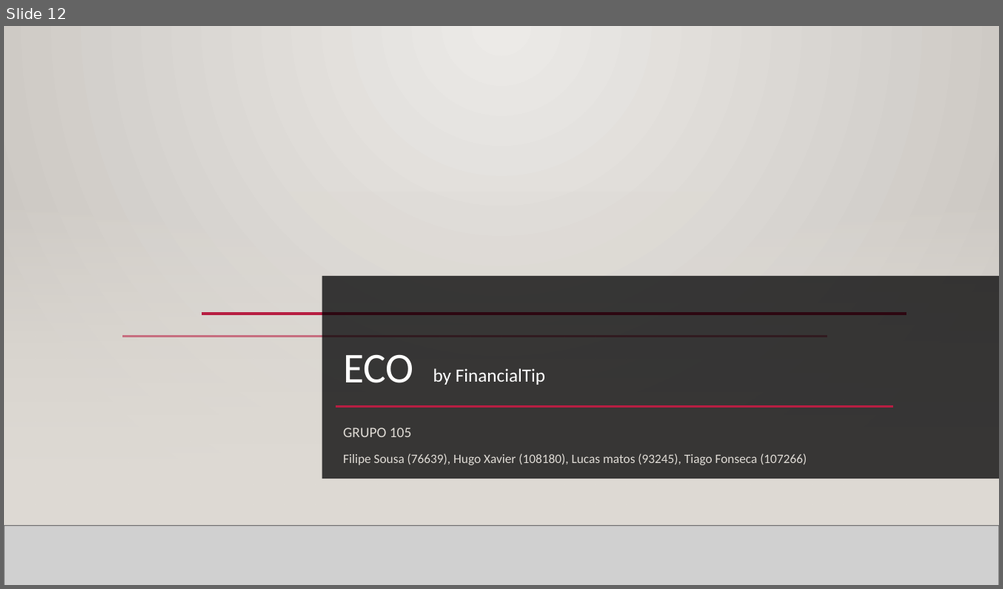
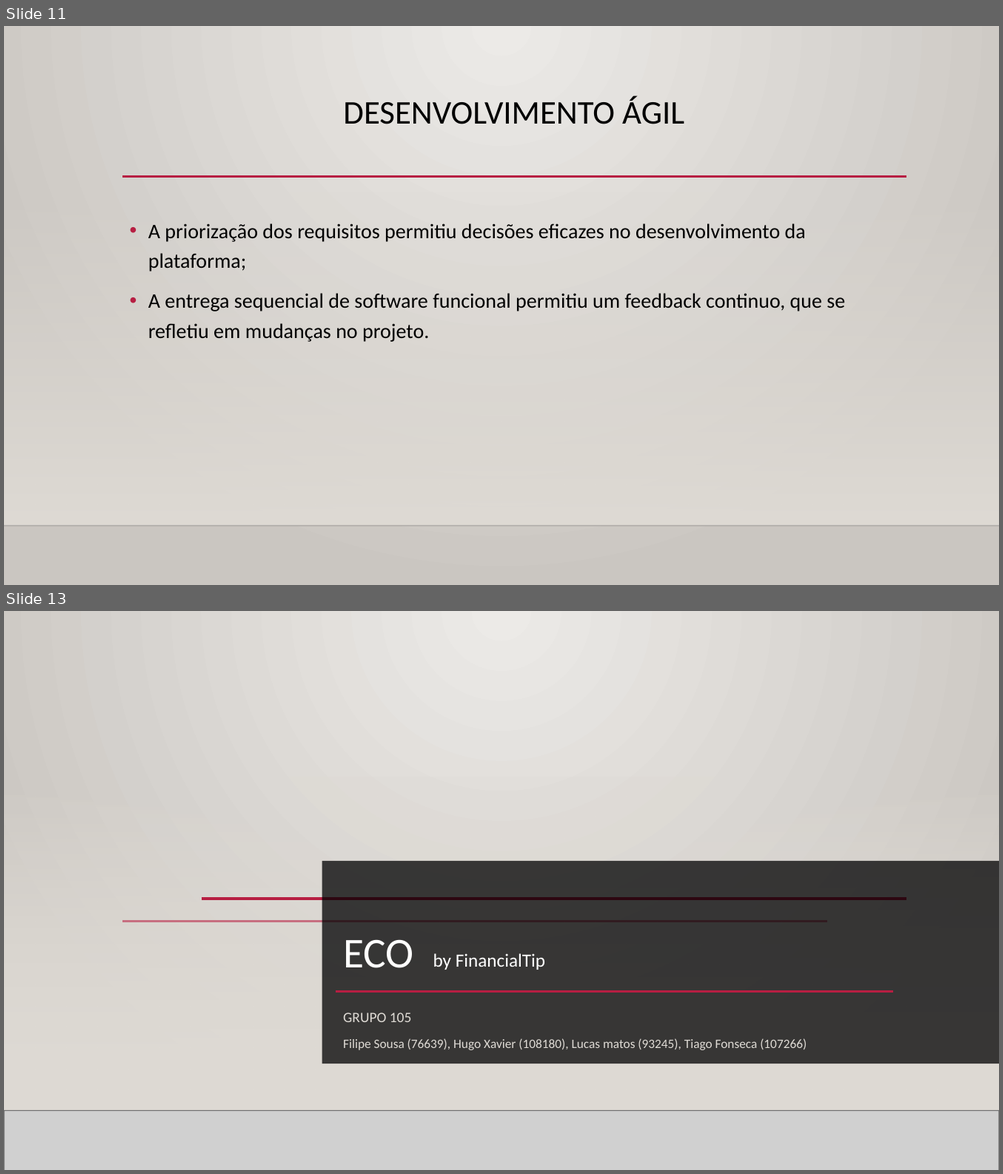
Before and after one commit to Projeto-ECO/Fase-4, a slide deck: Editables/Fase 4 - Implementação.pptx. Shown one above the other, each under a label of ours: slide 12 before the commit, slides 11 and 13 after it; the slides between them are not shown. The pictures are 1003x589 and 1003x1174 pixels, drawn with LibreOffice and Linux fonts; fonts in the diff are those of the drawing; grey boxes stand for pictures; background and template pictures are left out. Boxes give left, top, right and bottom in pixels: in the first picture for what was removed or moved away, otherwise in the second. Text is boxed around its words. In the diff, an @@ line names an element or a change of style, - is before the commit and + after.

```diff
--- a/Editables/Fase 4 - Implementação.pptx
+++ b/Editables/Fase 4 - Implementação.pptx
@@ slide 11 added at (4, 26, 999, 585), background gradient #ECEAE7 to #CAC7C1; not listed: 2 template elements that a slide beside it also shows @@
@@ title added at (343, 96, 684, 124), 32 pt, text #000000 @@
+DESENVOLVIMENTO ÁGIL
@@ line added from (122, 177) to (907, 177), #B71E42 2.5 pt @@
@@ text added at (148, 224, 845, 342), 20 pt, text #000000 @@
+• A priorização dos requisitos permitiu decisões eficazes no desenvolvimento da plataforma;
+• A entrega sequencial de software funcional permitiu um feedback continuo, que se refletiu em mudanças no projeto.
@@ what was slide 12 is now slide 13 @@
```
Also in this commit, not shown: 5 slides changed, 6 other slides added, 6 slides removed, 1 other file.
